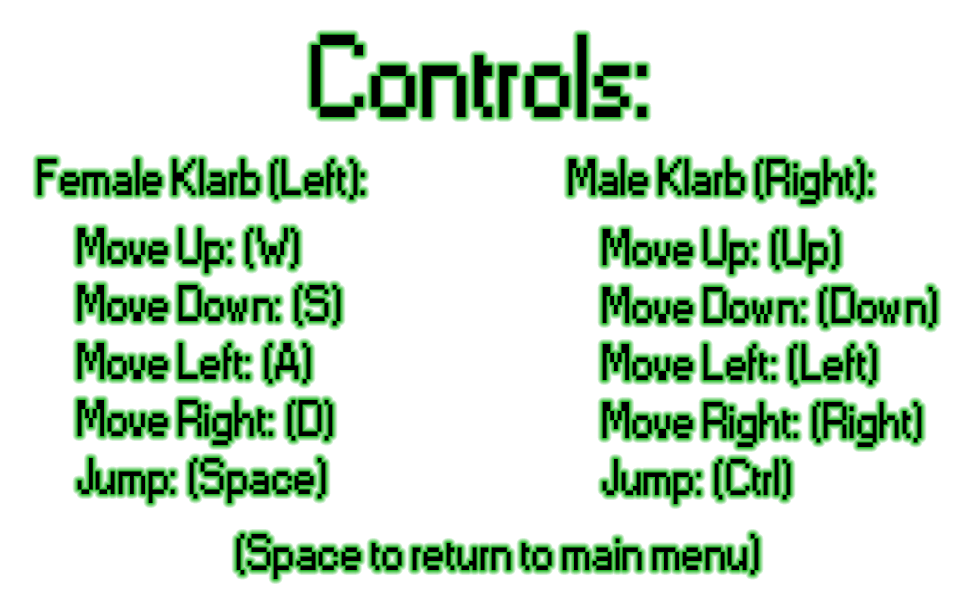
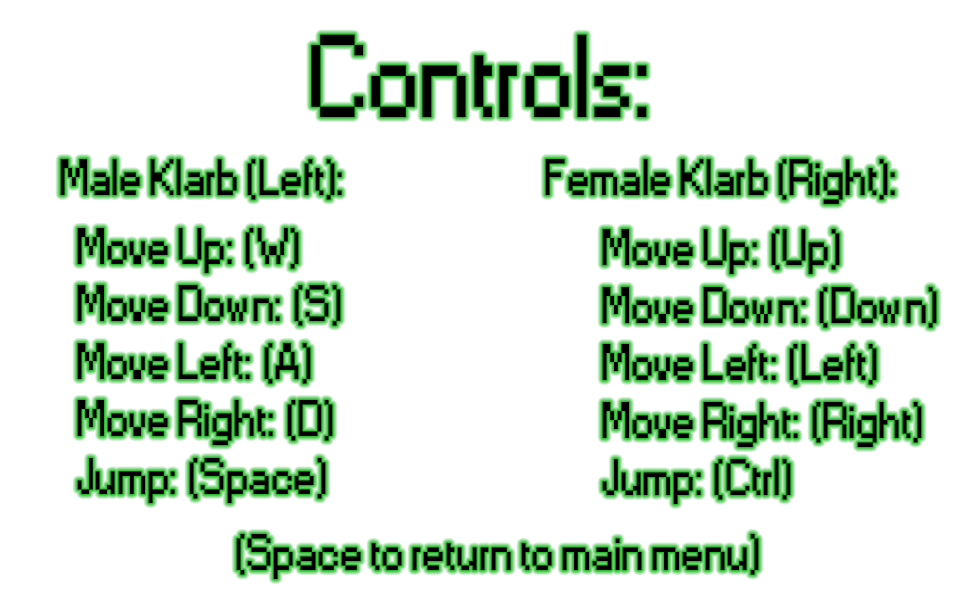
Two versions of the same layered image (960x600). Layer-by-layer changes:
renamed "Male Klarb (Right):" to "Female Klarb (Right):", painted on it over <box>545,159,895,204</box>
renamed "Female Klarb (Left):" to "Male Klarb (Left):", painted on it over <box>37,159,365,200</box>
